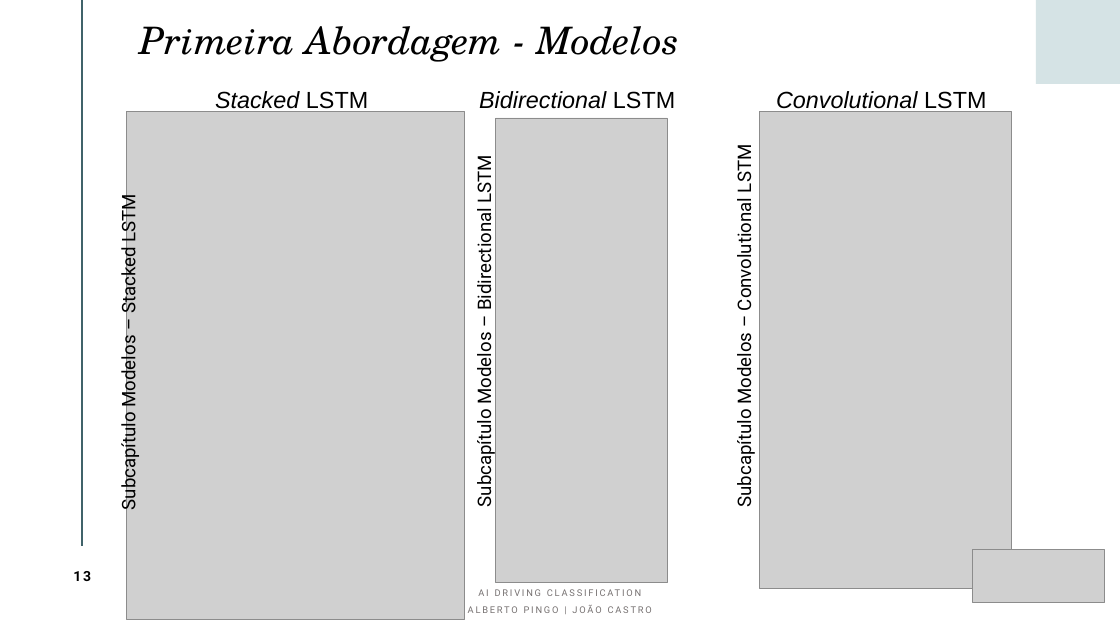
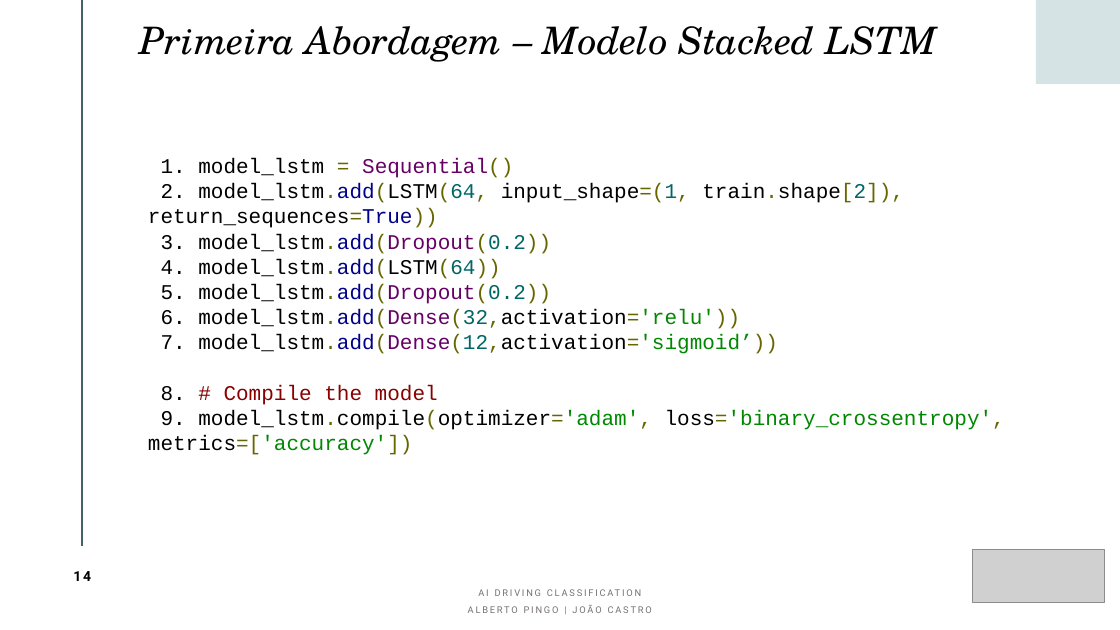
Before and after one commit to albertopingo/AI-driving-classification_FinalProject_CEng, a slide deck: slide 14 of ProjInf_AI_Driving_Classification.pptx (slide 13 before the commit). Drawn at 1120x630 pixels with LibreOffice and Linux fonts; fonts in the diff are those of the drawing; grey boxes stand for pictures. Boxes give left, top, right and bottom in pixels: in the first picture for what was removed or moved away, otherwise in the second. Text is boxed around its words. In the diff, an @@ line names an element or a change of style, - is before the commit and + after.

Commit message:
Update pptx

```diff
--- a/ProjInf_AI_Driving_Classification.pptx
+++ b/ProjInf_AI_Driving_Classification.pptx
@@ title at <box>140,26,937,62</box>: text changed @@
-Primeira Abordagem - Modelos
+Primeira Abordagem – Modelo Stacked LSTM
@@ picture removed at <box>127,112,465,620</box> @@
@@ text removed at <box>215,91,368,114</box> @@
-Stacked LSTM
@@ text removed at <box>479,91,675,109</box> @@
-Bidirectional LSTM
@@ picture removed at <box>496,118,667,582</box> @@
@@ picture removed at <box>760,112,1011,589</box> @@
@@ text removed at <box>776,91,986,114</box> @@
-Convolutional LSTM
@@ text removed at <box>732,149,757,504</box> @@
-Subcapítulo Modelos – Convolutional LSTM
@@ text added at <box>148,158,1005,455</box>, 18 pt, text #000000 @@
+1. model_lstm = Sequential()
+2. model_lstm.add(LSTM(64, input_shape=(1, train.shape[2]), return_sequences=True))
+3. model_lstm.add(Dropout(0.2))
+4. model_lstm.add(LSTM(64))
+5. model_lstm.add(Dropout(0.2))
+6. model_lstm.add(Dense(32,activation='relu'))
+7. model_lstm.add(Dense(12,activation='sigmoid’))
+8. # Compile the model
+9. model_lstm.compile(optimizer='adam', loss='binary_crossentropy', metrics=['accuracy'])
@@ text removed at <box>472,159,497,504</box> @@
-Subcapítulo Modelos – Bidirectional LSTM
@@ text removed at <box>116,198,141,507</box> @@
-Subcapítulo Modelos – Stacked LSTM
@@ page number at <box>73,571,91,581</box>: text changed @@
-13
+14
```
Also in this commit, not shown: 3 slides added.
